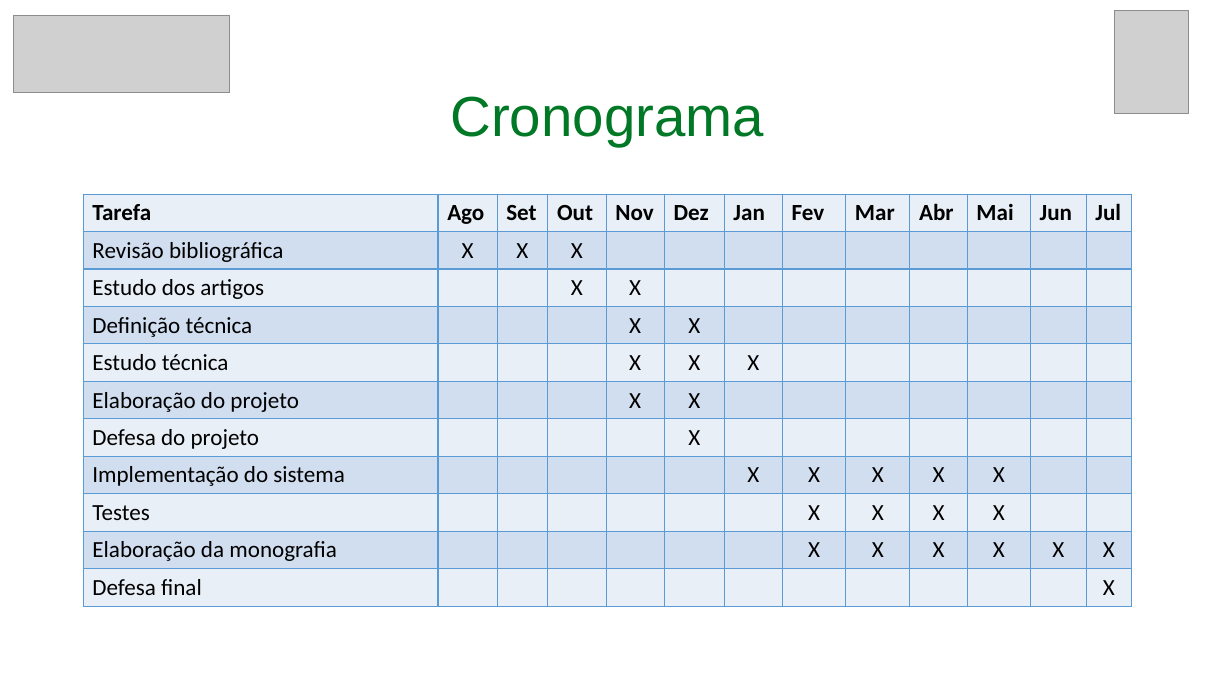
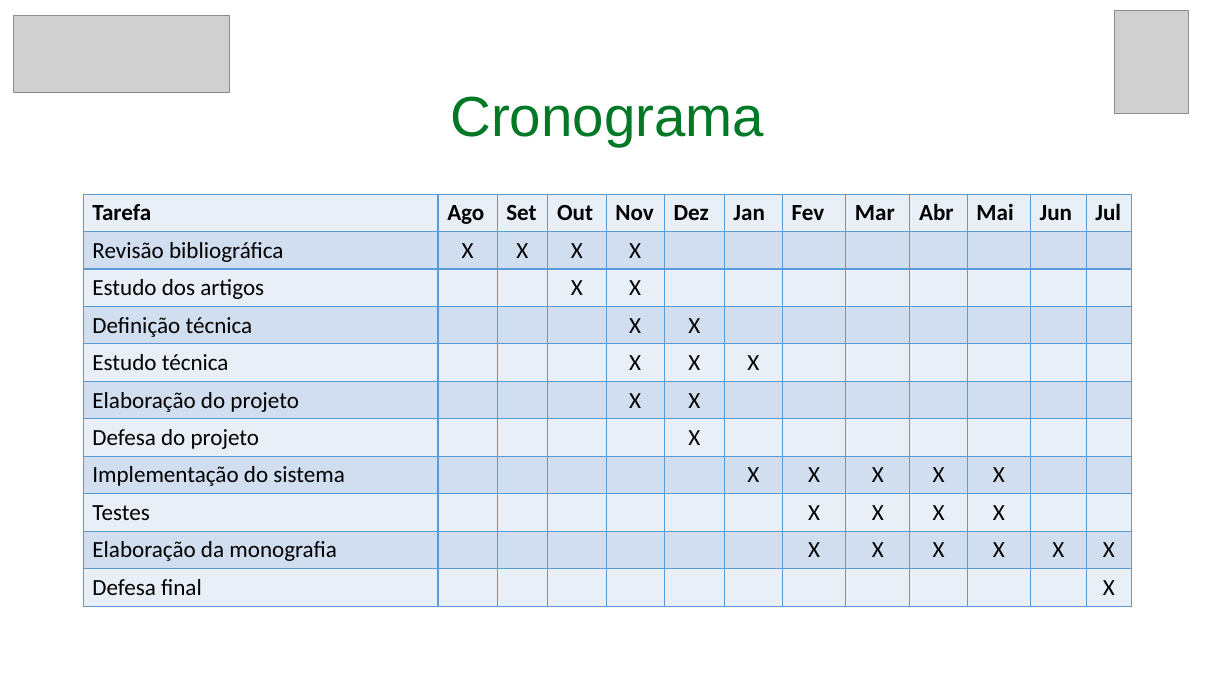
Before and after one commit to RoDiLki/TCC, a slide deck: slide 8 of Seminário 01.pptx. Drawn at 1232x693 pixels with LibreOffice and Linux fonts; fonts in the diff are those of the drawing; grey boxes stand for pictures. Boxes give left, top, right and bottom in pixels: in the first picture for what was removed or moved away, otherwise in the second. Text is boxed around its words. In the diff, an @@ line names an element or a change of style, - is before the commit and + after.

```diff
--- a/Seminário 01.pptx
+++ b/Seminário 01.pptx
@@ table at (83, 194, 1130, 606) @@
-row 2, column 5: 
+row 2, column 5: X
```
Also in this commit, not shown: 2 other slides changed.
